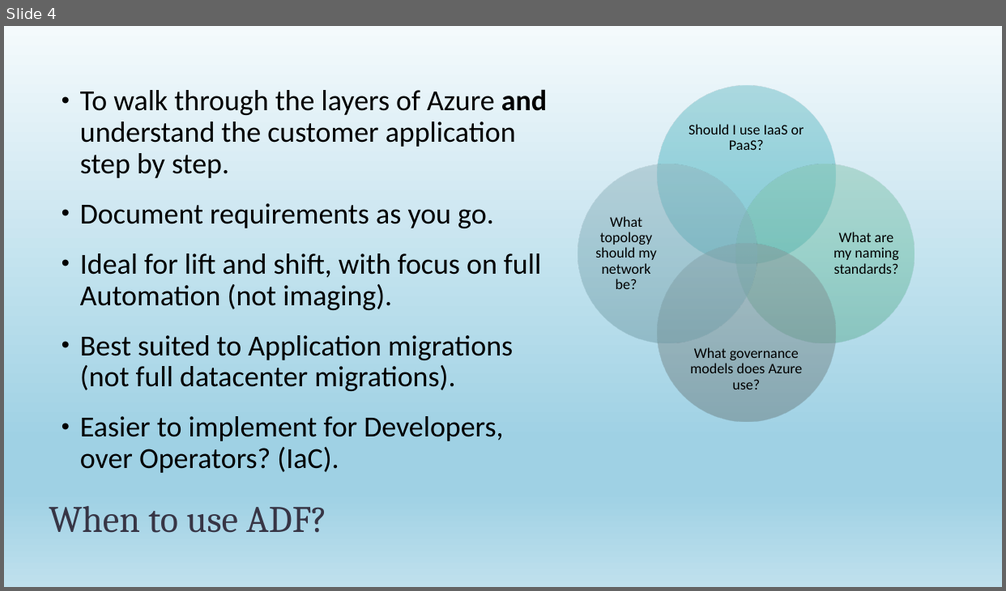
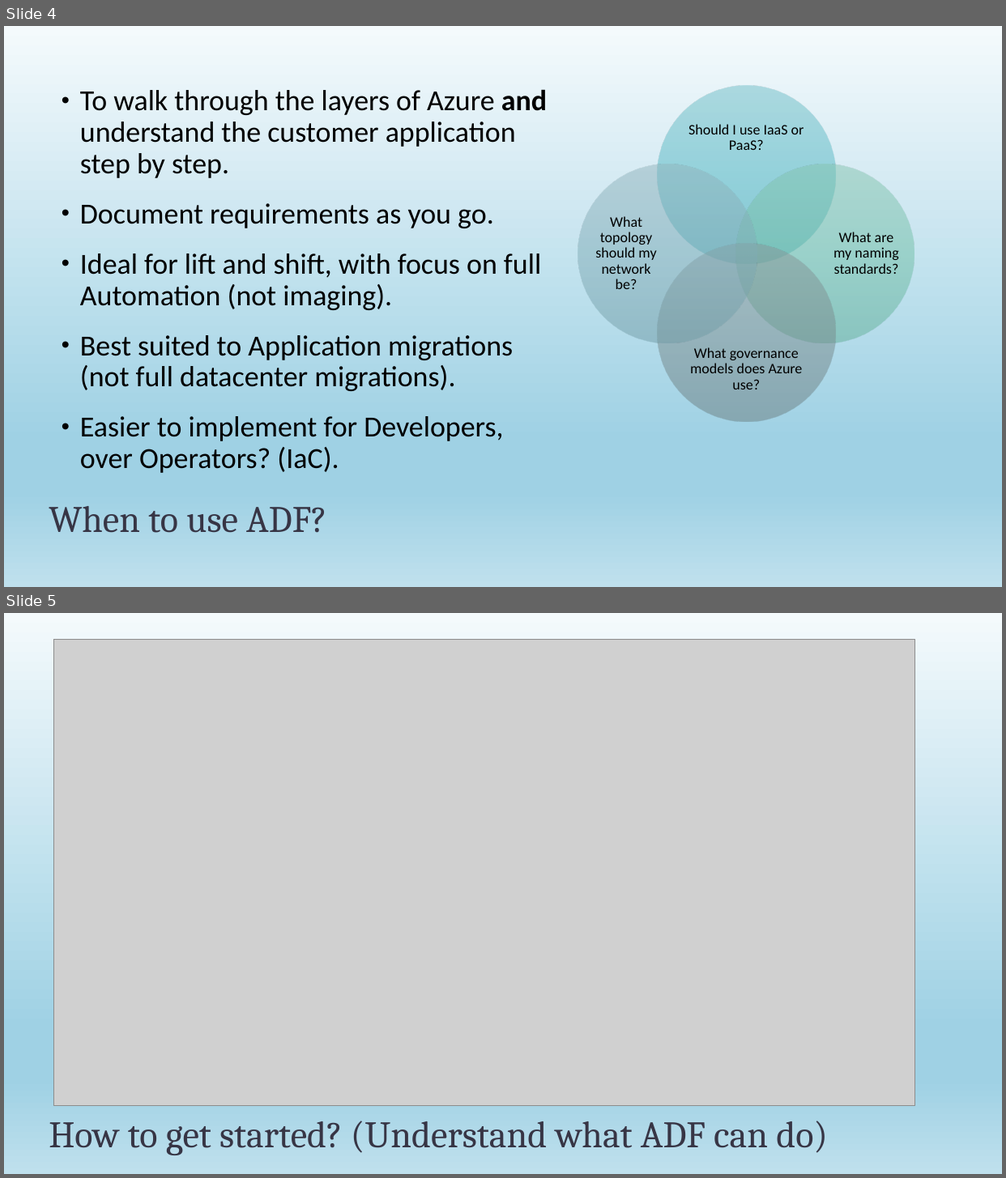
Before and after one commit to brwilkinson/AzureDeploymentFramework, a slide deck: docs/ADF.pptx. Shown one above the other, each under a label of ours: slide 4 before the commit, slides 4 and 5 after it. The pictures are 1006x591 and 1006x1178 pixels, drawn with LibreOffice and Linux fonts; fonts in the diff are those of the drawing; grey boxes stand for pictures. Boxes give left, top, right and bottom in pixels: in the first picture for what was removed or moved away, otherwise in the second. Text is boxed around its words. In the diff, an @@ line names an element or a change of style, - is before the commit and + after.

Commit message:
start getting started docs

```diff
--- a/docs/ADF.pptx
+++ b/docs/ADF.pptx
@@ slide 5 added at (4, 613, 1002, 1174), background gradient #F5F8FA to #EBF1F5 to #CEDBE6; not listed: 1 template element that a slide beside it also shows @@
@@ picture added at (53, 639, 914, 1105) @@
@@ text added at (49, 1121, 828, 1156), 36 pt, text #373545 @@
+How to get started? (Understand what ADF can do)
```
Also in this commit, not shown: 35 other files.
